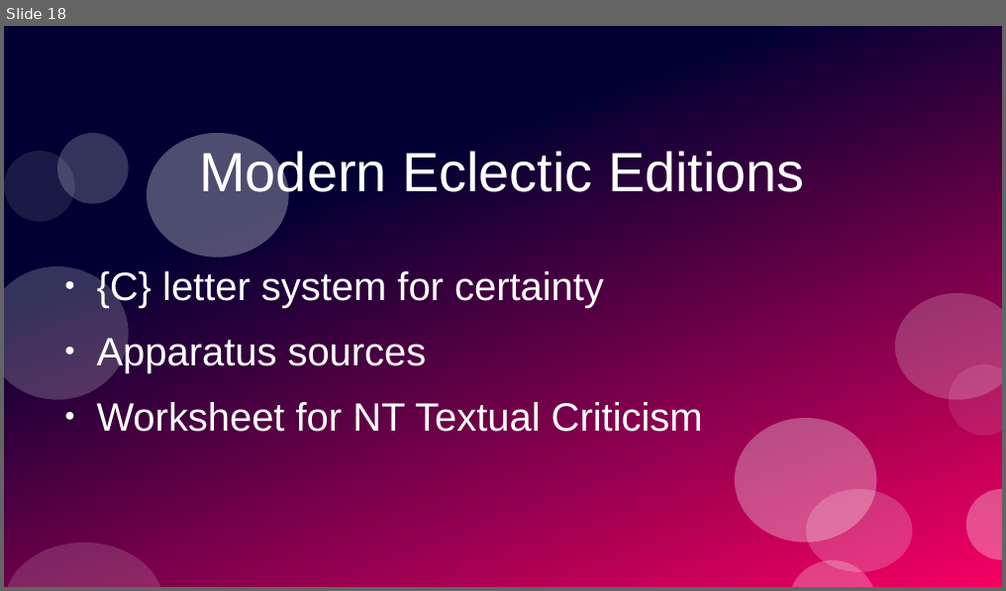
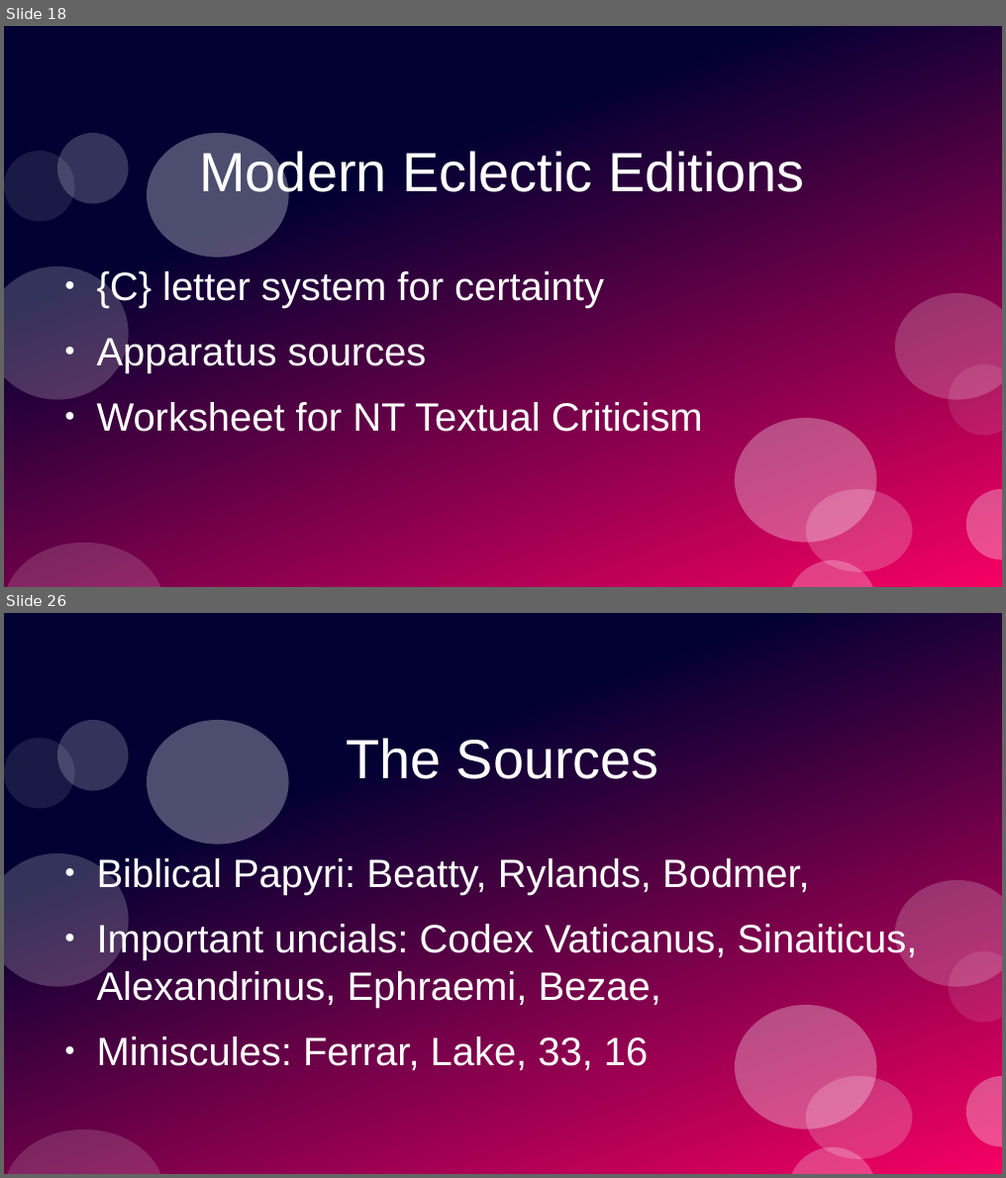
Before and after one commit to stevemac321/Music, a slide deck: LostTransmission.pptx. Shown one above the other, each under a label of ours: slide 18 before the commit, slides 18 and 26 after it; the slides between them are not shown. The pictures are 1006x591 and 1006x1178 pixels, drawn with LibreOffice and Linux fonts; fonts in the diff are those of the drawing. Boxes give left, top, right and bottom in pixels: in the first picture for what was removed or moved away, otherwise in the second. Text is boxed around its words. In the diff, an @@ line names an element or a change of style, - is before the commit and + after.

```diff
--- a/LostTransmission.pptx
+++ b/LostTransmission.pptx
@@ slide 26 added at box(4, 613, 1002, 1174), background #FFFFFF; not listed: 12 template elements that a slide beside it also shows @@
@@ text added at box(346, 738, 659, 779), 44 pt, text #FFFFFF @@
+The Sources
@@ text added at box(97, 859, 918, 1070), 31.5 pt, text #FFFFFF @@
+● Biblical Papyri: Beatty, Rylands, Bodmer,
+● Important uncials: Codex Vaticanus, Sinaiticus, Alexandrinus, Ephraemi, Bezae,
+● Miniscules: Ferrar, Lake, 33, 16
```
Also in this commit, not shown: 10 other slides added, 1 slide removed.
